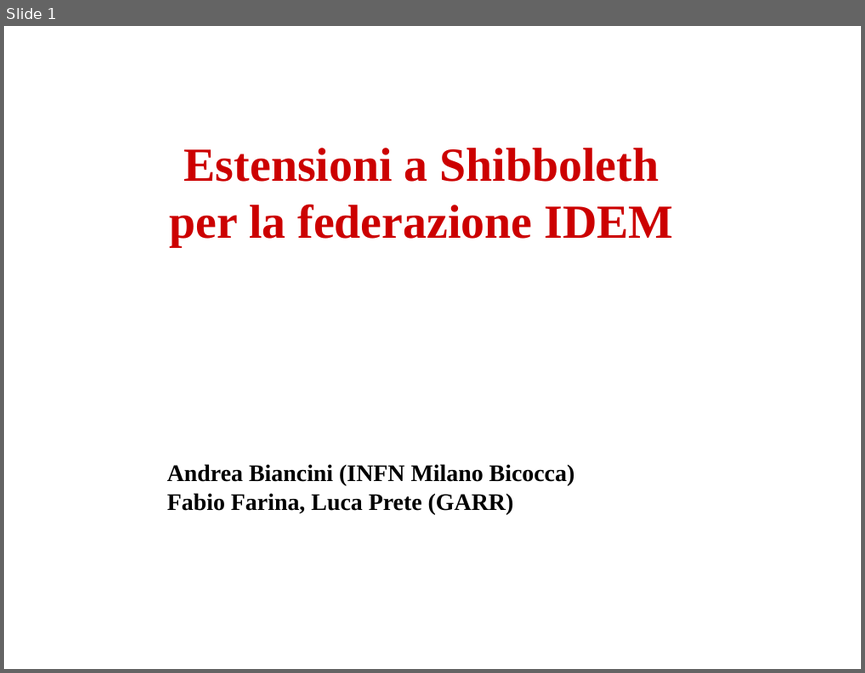
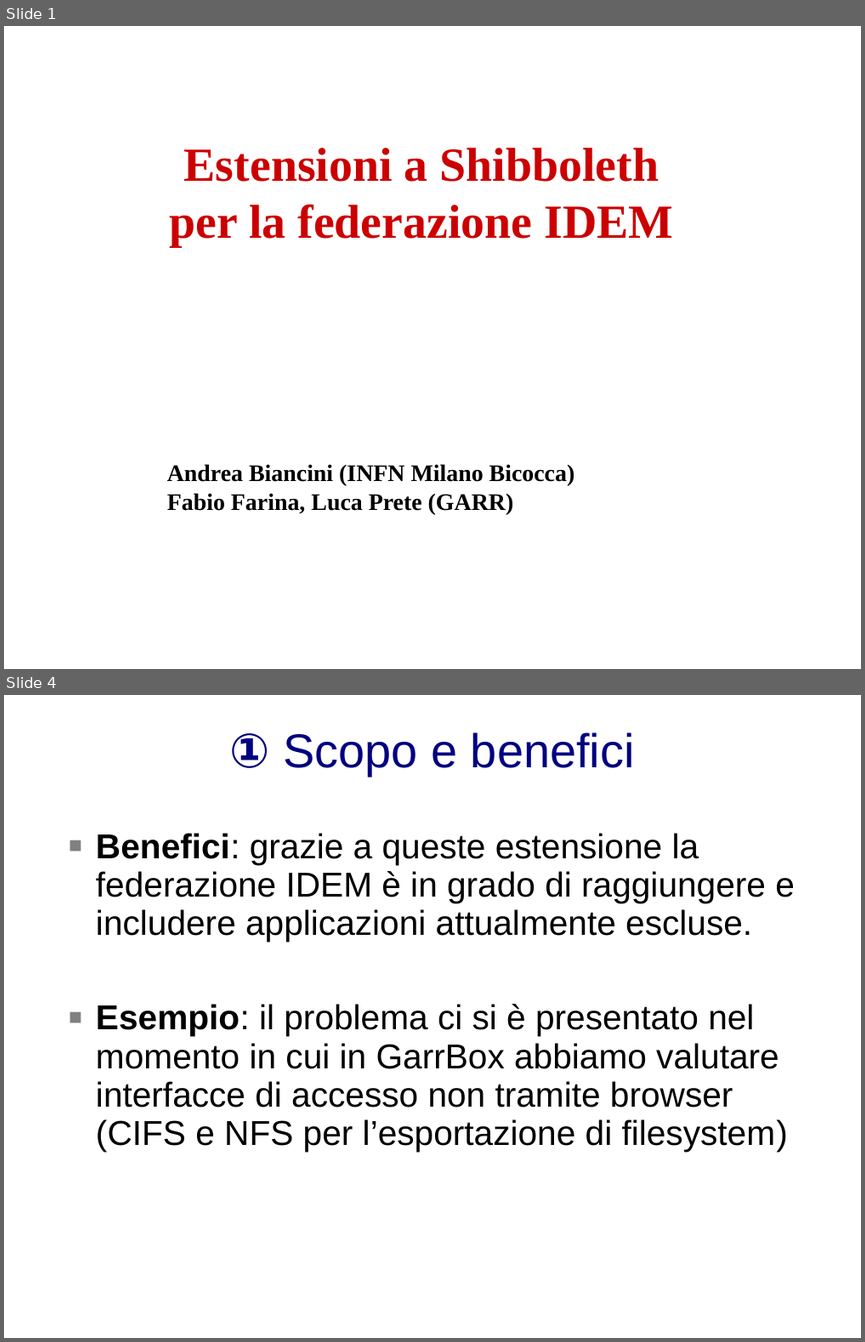
Before and after one commit to biancini/Shibboleth-Authentication, a slide deck: ShibbolethExtensions.pptx. Shown one above the other, each under a label of ours: slide 1 before the commit, slides 1 and 4 after it; the slides between them are not shown. The pictures are 865x673 and 865x1342 pixels, drawn with LibreOffice and Linux fonts; fonts in the diff are those of the drawing; background and template pictures are left out. Boxes give left, top, right and bottom in pixels: in the first picture for what was removed or moved away, otherwise in the second. Text is boxed around its words. In the diff, an @@ line names an element or a change of style, - is before the commit and + after.

```diff
--- a/ShibbolethExtensions.pptx
+++ b/ShibbolethExtensions.pptx
@@ slide 4 added at bbox=[4, 695, 861, 1338], background picture (left out) @@
@@ text added at bbox=[230, 732, 634, 775], 44 pt, text #000080 @@
+① Scopo e benefici
@@ text added at bbox=[96, 833, 794, 1151], 32 pt, text #000000 @@
+■ Benefici: grazie a queste estensione la federazione IDEM è in grado di raggiungere e includere applicazioni attualmente escluse.
+  ■ Esempio: il problema ci si è presentato nel momento in cui in GarrBox abbiamo valutare interfacce di accesso non tramite browser (CIFS e NFS per l’esportazione di filesystem)
```
Also in this commit, not shown: 1 slide changed, 9 other slides added.
